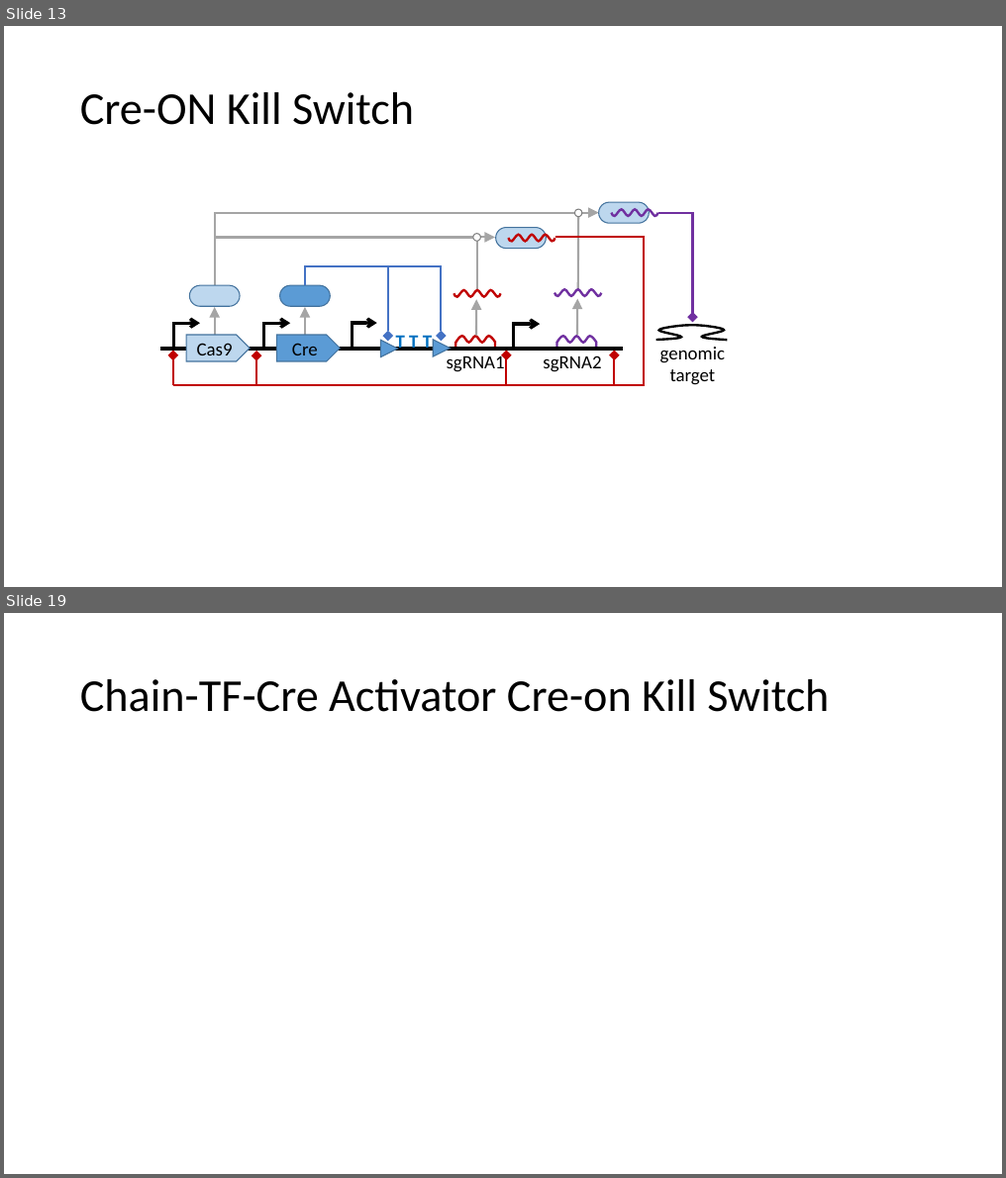
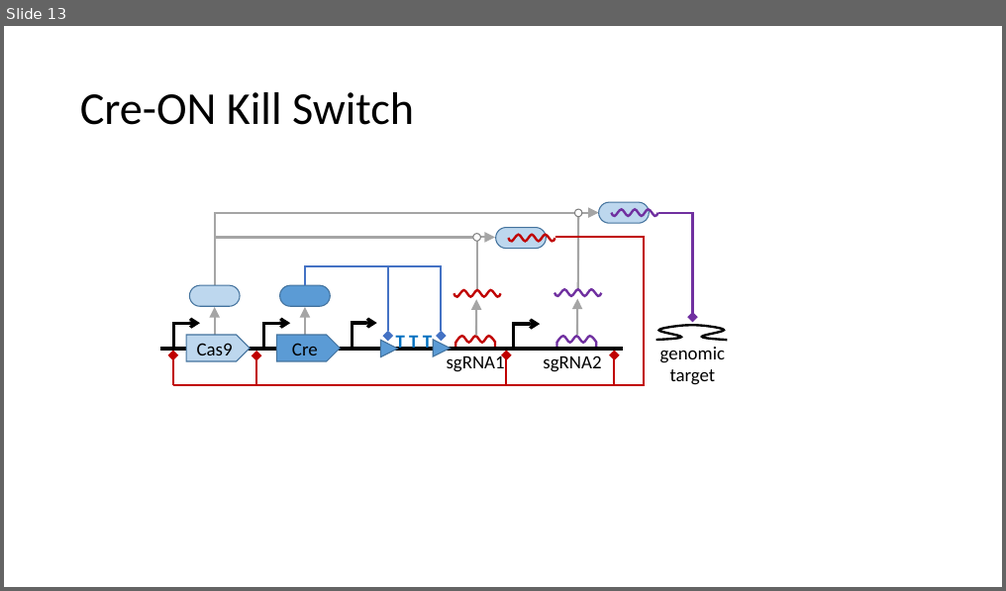
Before and after one commit to TASBE/CRISPR-safety-switches, a slide deck: paper_figures/sbolvisual/17 Combinations.pptx. Shown one above the other, each under a label of ours: slides 13 and 19 before the commit, slide 13 after it; the slides between them are not shown. The pictures are 1006x1178 and 1006x591 pixels, drawn with LibreOffice and Linux fonts; fonts in the diff are those of the drawing. Boxes give left, top, right and bottom in pixels: in the first picture for what was removed or moved away, otherwise in the second. Text is boxed around its words. In the diff, an @@ line names an element or a change of style, - is before the commit and + after.

```diff
--- a/paper_figures/sbolvisual/17 Combinations.pptx
+++ b/paper_figures/sbolvisual/17 Combinations.pptx
@@ slide 19 removed at [4, 613, 1002, 1174], background #FFFFFF @@
@@ title removed at [80, 679, 829, 712] @@
-Chain-TF-Cre Activator Cre-on Kill Switch
```
Also in this commit, not shown: 4 slides changed, 2 slides added, 7 other slides removed.
